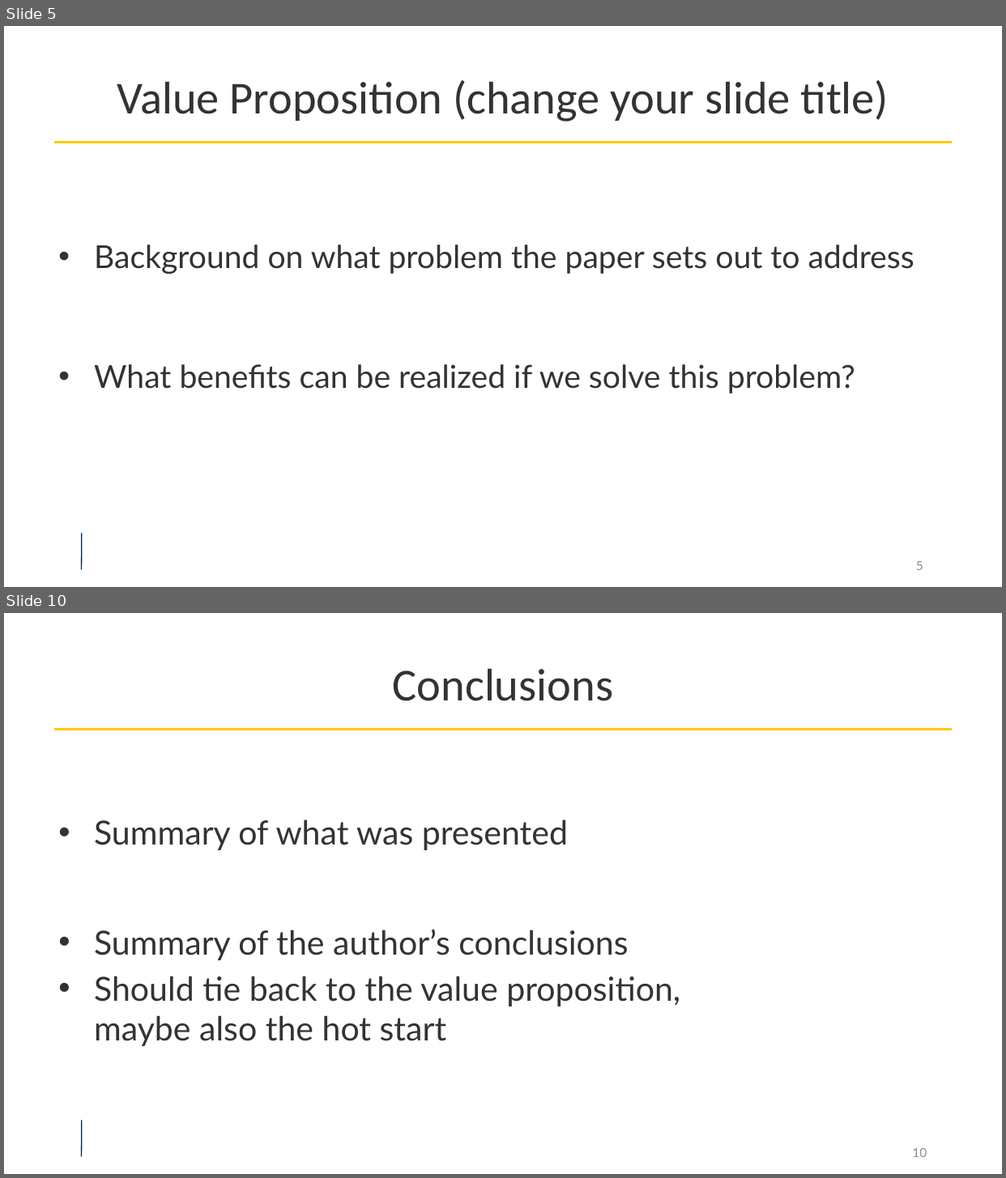
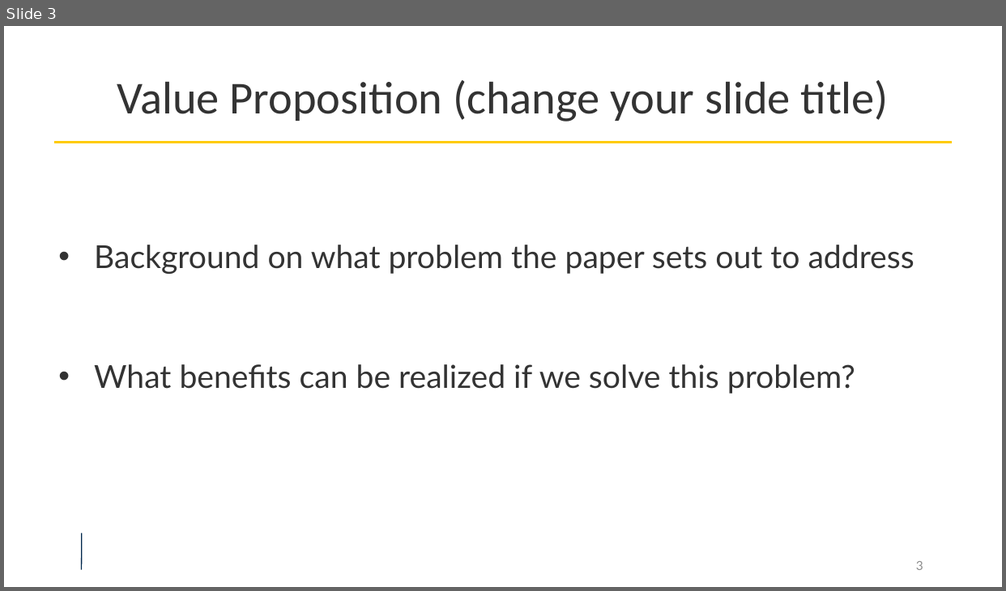
Before and after one commit to umich-eecs598/umich-eecs598.github.io, a slide deck: assets/slides/templates/DeepRob_Paper_Presentation.pptx. Shown one above the other, each under a label of ours: slides 5 and 10 before the commit, slide 3 after it; the slides between them are not shown. The pictures are 1006x1178 and 1006x591 pixels, drawn with LibreOffice and Linux fonts; fonts in the diff are those of the drawing; background and template pictures are left out. Boxes give left, top, right and bottom in pixels: in the first picture for what was removed or moved away, otherwise in the second. Text is boxed around its words. In the diff, an @@ line names an element or a change of style, - is before the commit and + after.

```diff
--- a/assets/slides/templates/DeepRob_Paper_Presentation.pptx
+++ b/assets/slides/templates/DeepRob_Paper_Presentation.pptx
@@ slide 10 removed at box(4, 613, 1002, 1174), background #FFFFFF; not listed: 2 template elements that a slide beside it also shows @@
@@ title removed at box(393, 668, 613, 701) @@
-Conclusions
@@ text removed at box(94, 820, 680, 1046) @@
-• Summary of what was presented
-• Summary of the author’s conclusions
-• Should tie back to the value proposition,
-  maybe also the hot start
@@ page number removed at box(912, 1148, 927, 1157) @@
-10
@@ what was slide 5 is now slide 3 @@
@@ page number at box(916, 561, 923, 570): text changed @@
-5
+3
```
Also in this commit, not shown: 2 slides changed, 3 slides added, 7 other slides removed, 1 other file.
